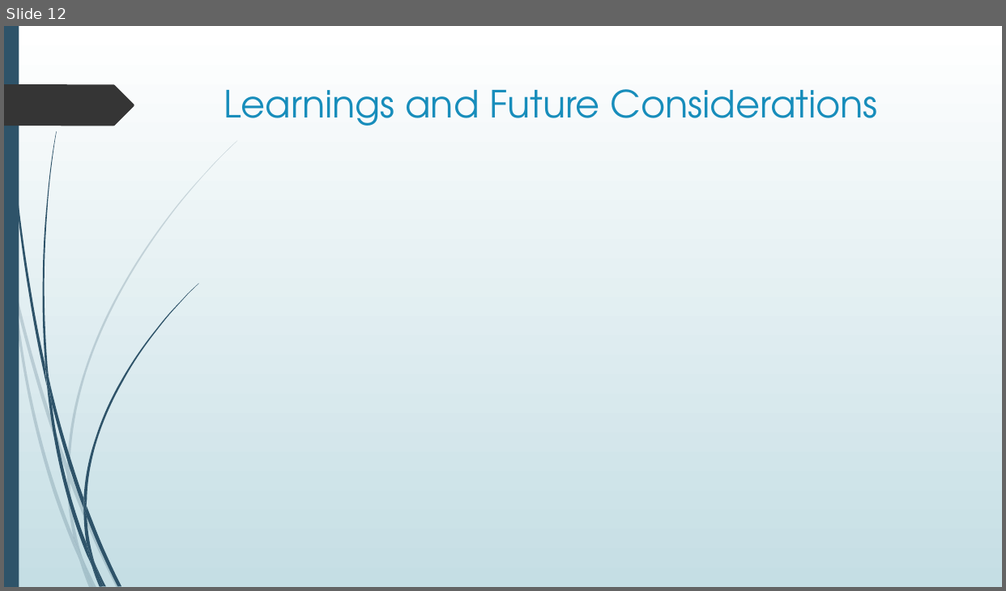
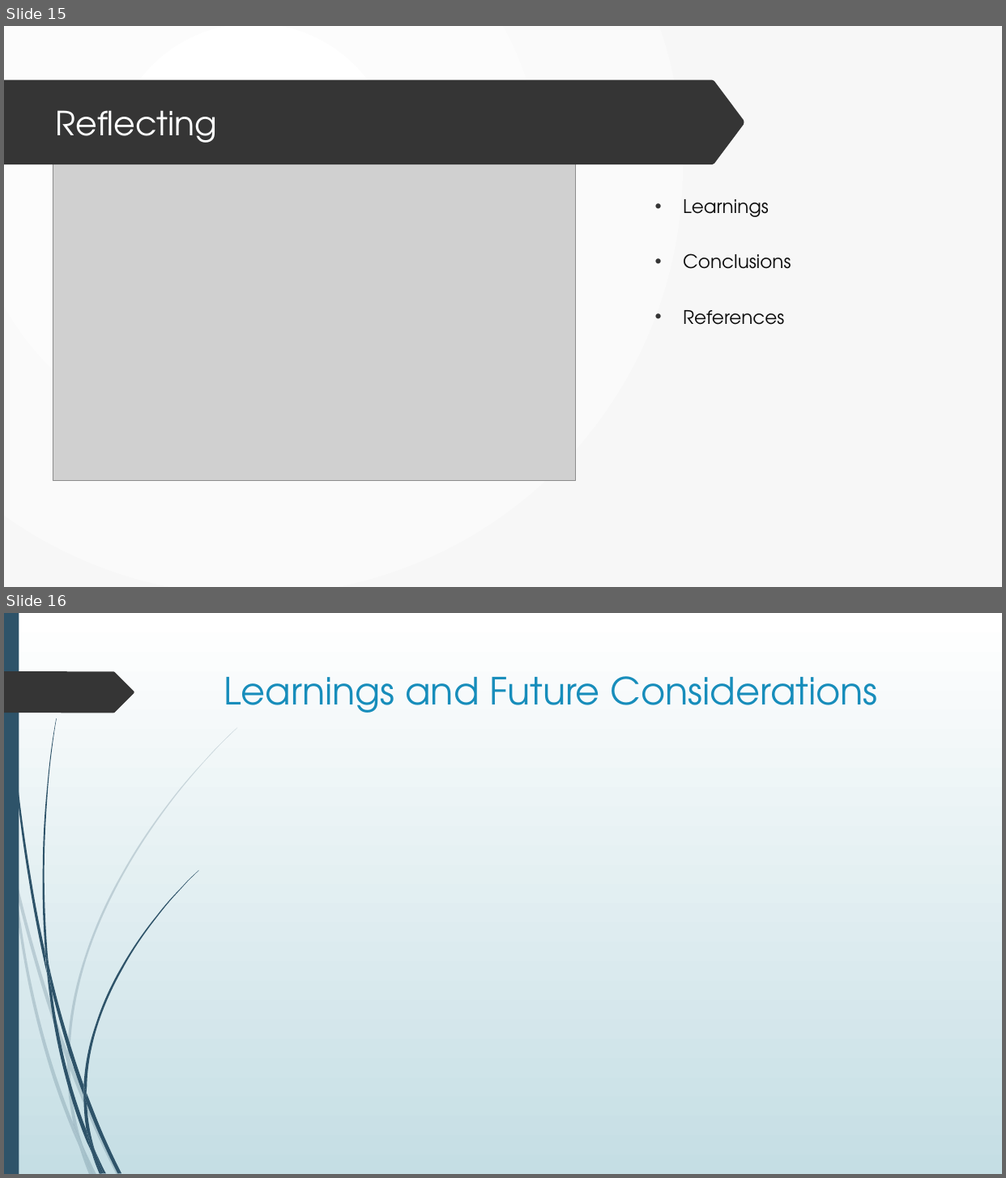
Before and after one commit to dr-natetorious/TIM-7101-Statistics, a slide deck: Section_3_Mgmt_Informed/Week8_Presentation/BachmeierNTIM7101-8.pptx. Shown one above the other, each under a label of ours: slide 12 before the commit, slides 15 and 16 after it. The pictures are 1006x591 and 1006x1178 pixels, drawn with LibreOffice and Linux fonts; fonts in the diff are those of the drawing; grey boxes stand for pictures. Boxes give left, top, right and bottom in pixels: in the first picture for what was removed or moved away, otherwise in the second. Text is boxed around its words. In the diff, an @@ line names an element or a change of style, - is before the commit and + after.

```diff
--- a/Section_3_Mgmt_Informed/Week8_Presentation/BachmeierNTIM7101-8.pptx
+++ b/Section_3_Mgmt_Informed/Week8_Presentation/BachmeierNTIM7101-8.pptx
@@ slide 15 added at box(4, 26, 1002, 587), background gradient #FFFFFF to #F8F8F8; not listed: 23 template elements that a slide beside it also shows @@
@@ rectangle added at box(4, 26, 1002, 587), fill gradient #FFFFFF to #F8F8F8 @@
@@ freeform shape added at box(4, 80, 744, 165), fill #353535 @@
@@ title added at box(56, 110, 218, 143), 32 pt, text #FEFFFF @@
+Reflecting
@@ picture added at box(53, 132, 575, 481) @@
@@ text added at box(683, 199, 791, 325), 18 pt, text #0D0D0D @@
+• Learnings
+• Conclusions
+• References
@@ what was slide 12 is now slide 16 @@
```
Also in this commit, not shown: 1 slide changed, 15 other slides added, 10 slides removed.
